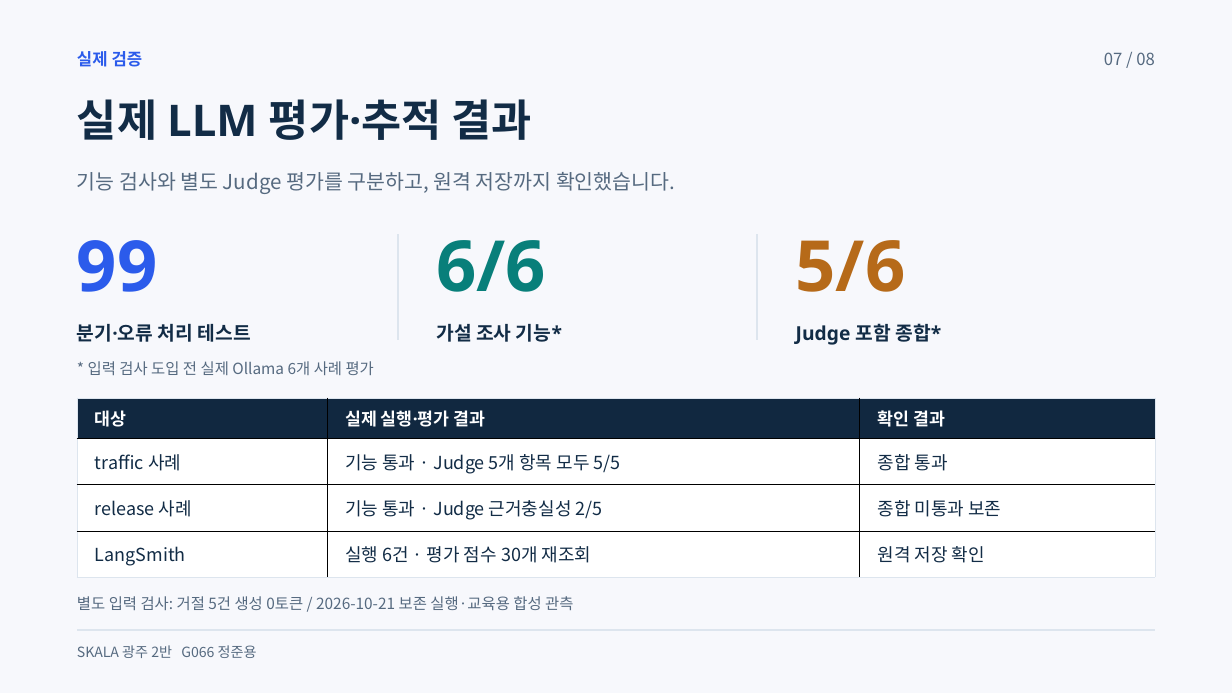
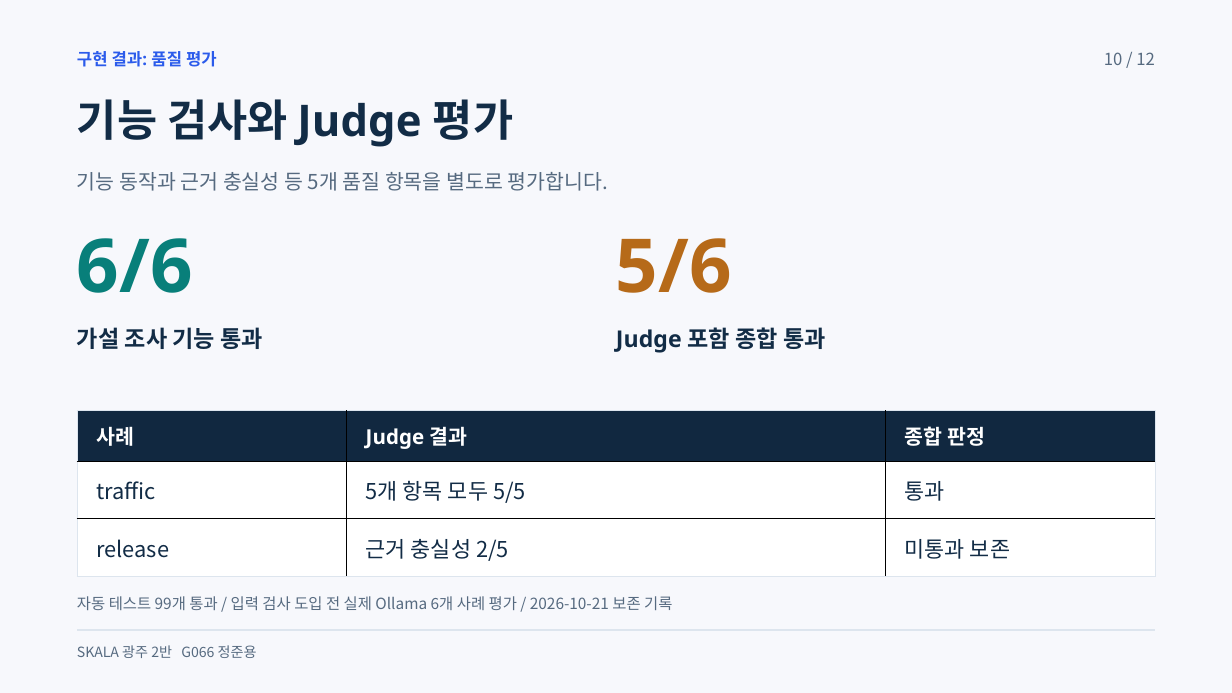
Before and after one commit to beshurl/skala-ai-mini-project, a slide deck: slide 10 of doc/presentation/운영진단_에이전트_5분발표.pptx (slide 7 before the commit). Drawn at 1232x693 pixels with LibreOffice and Linux fonts; fonts in the diff are those of the drawing. Boxes give left, top, right and bottom in pixels: in the first picture for what was removed or moved away, otherwise in the second. Text is boxed around its words. In the diff, an @@ line names an element or a change of style, - is before the commit and + after.

```diff
--- a/doc/presentation/운영진단_에이전트_5분발표.pptx
+++ b/doc/presentation/운영진단_에이전트_5분발표.pptx
@@ text at <box>77,51,217,67</box>: text changed @@
-실제 검증
+구현 결과: 품질 평가
@@ text at <box>1104,52,1155,65</box>: text changed @@
-07 / 08
+10 / 12
@@ text at <box>77,99,513,147</box>: text changed @@
-실제 LLM 평가·추적 결과
+기능 검사와 Judge 평가
@@ text at <box>77,172,608,191</box>: text changed @@
-기능 검사와 별도 Judge 평가를 구분하고, 원격 저장까지 확인했습니다.
+기능 동작과 근거 충실성 등 5개 품질 항목을 별도로 평가합니다.
@@ text "6/6" at <box>77,238,193,293</box>: size 82.5 to 87 pt @@
@@ text "6/6": place and size @@
-text "6/6" at <box>436,240,546,292</box>
+text "6/6" at <box>77,238,193,293</box>
@@ line removed from (398, 234) to (398, 340) @@
@@ text "5/6": place and size @@
-text "5/6" at <box>796,240,906,292</box>
+text "5/6" at <box>616,238,732,293</box>
@@ text "5/6" at <box>616,238,732,293</box>: size 82.5 to 87 pt @@
@@ line removed from (757, 234) to (757, 340) @@
@@ text removed at <box>77,240,158,292</box> @@
-99
@@ text at <box>77,327,263,349</box>: text changed; size 22.5 to 27 pt @@
-가설 조사 기능*
+가설 조사 기능 통과
@@ text removed at <box>77,324,251,342</box> @@
-분기·오류 처리 테스트
@@ text at <box>616,327,826,352</box>: text changed; size 22.5 to 27 pt @@
-Judge 포함 종합*
+Judge 포함 종합 통과
@@ text removed at <box>88,361,374,375</box> @@
-* 입력 검사 도입 전 실제 Ollama 6개 사례 평가
@@ table at <box>77,411,1156,566</box> @@
-row 1: 대상 | 실제 실행·평가 결과 | 확인 결과
-row 2: traffic 사례 | 기능 통과 · Judge 5개 항목 모두 5/5 | 종합 통과
-row 3: release 사례 | 기능 통과 · Judge 근거충실성 2/5 | 종합 미통과 보존
-row 4: LangSmith | 실행 6건 · 평가 점수 30개 재조회 | 원격 저장 확인
+row 1: 사례 | Judge 결과 | 종합 판정
+row 2: traffic | 5개 항목 모두 5/5 | 통과
+row 3: release | 근거 충실성 2/5 | 미통과 보존
@@ table: place and size @@
-table at <box>77,398,1155,572</box>
+table at <box>77,411,1156,566</box>
@@ text at <box>77,596,672,610</box>: text changed @@
-별도 입력 검사: 거절 5건 생성 0토큰 / 2026-10-21 보존 실행·교육용 합성 관측
+자동 테스트 99개 통과 / 입력 검사 도입 전 실제 Ollama 6개 사례 평가 / 2026-10-21 보존 기록
```
Also in this commit, not shown: 6 other slides changed, 4 slides added, 7 other files.
